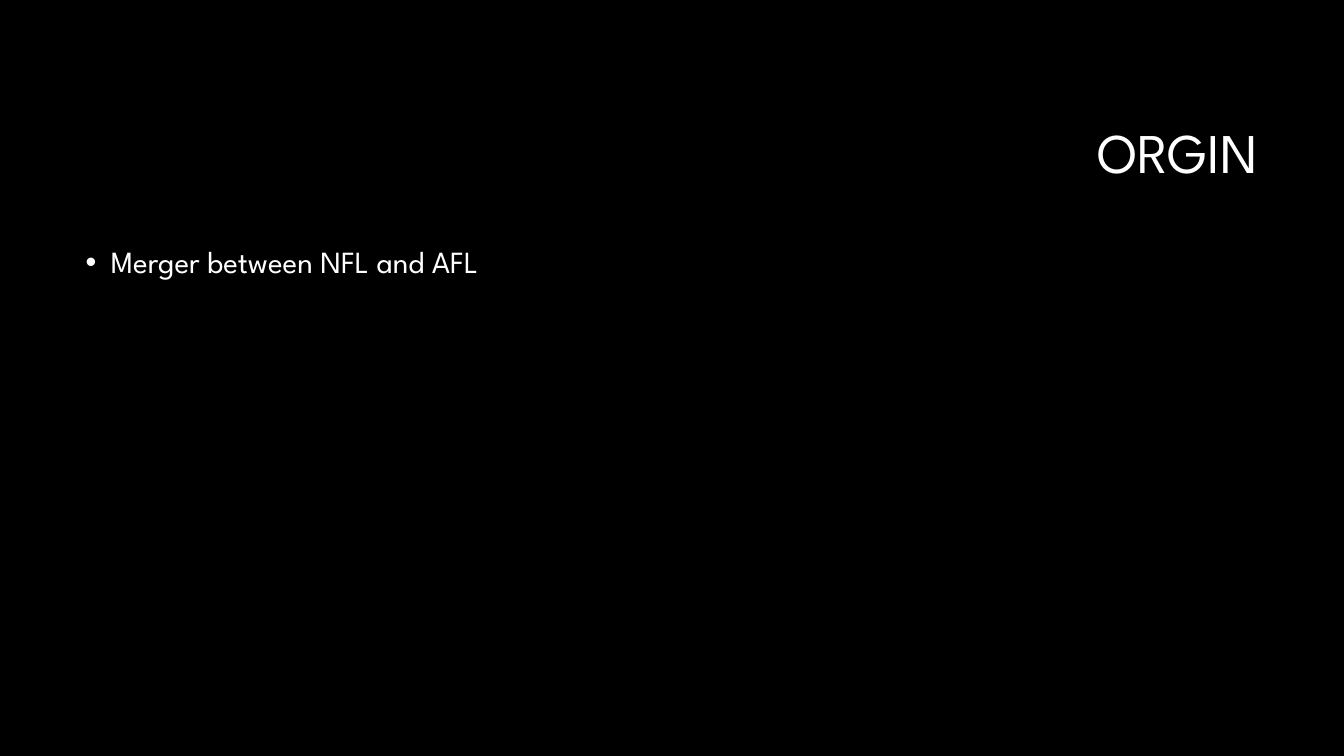
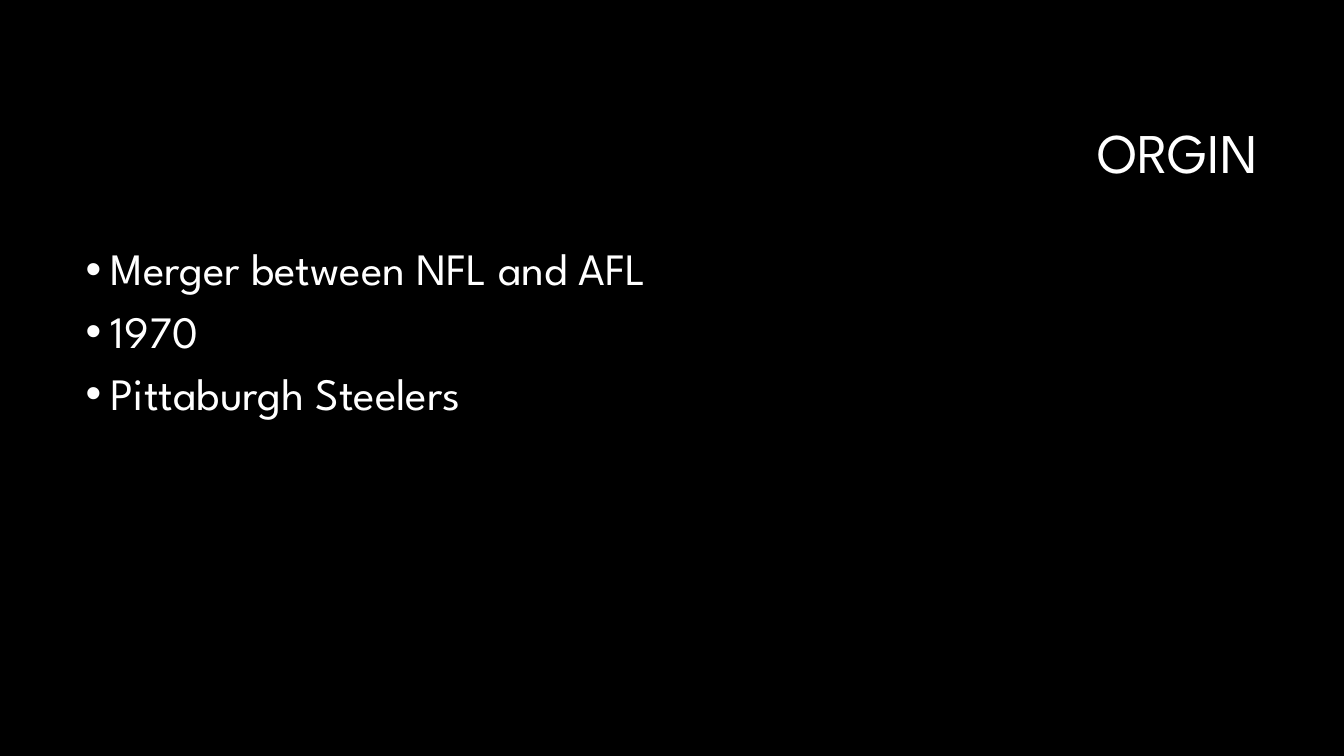
Before and after one commit to PallGudbrandsson/Skoli-2016V, a slide deck: slide 2 of Enska/The super bowl.pptx. Drawn at 1344x756 pixels with LibreOffice and Linux fonts; fonts in the diff are those of the drawing; background and template pictures are left out. Boxes give left, top, right and bottom in pixels: in the first picture for what was removed or moved away, otherwise in the second. Text is boxed around its words. In the diff, an @@ line names an element or a change of style, - is before the commit and + after.

```diff
--- a/Enska/The super bowl.pptx
+++ b/Enska/The super bowl.pptx
@@ text at (111, 254, 646, 295): size 22 to 32 pt in "Merger between NFL and AFL" @@
@@ text at (111, 318, 460, 420): paragraphs added @@
+• 1970
+• Pittaburgh Steelers
```
Also in this commit, not shown: 1 other slide changed, 1 slide added, 29 other files.
